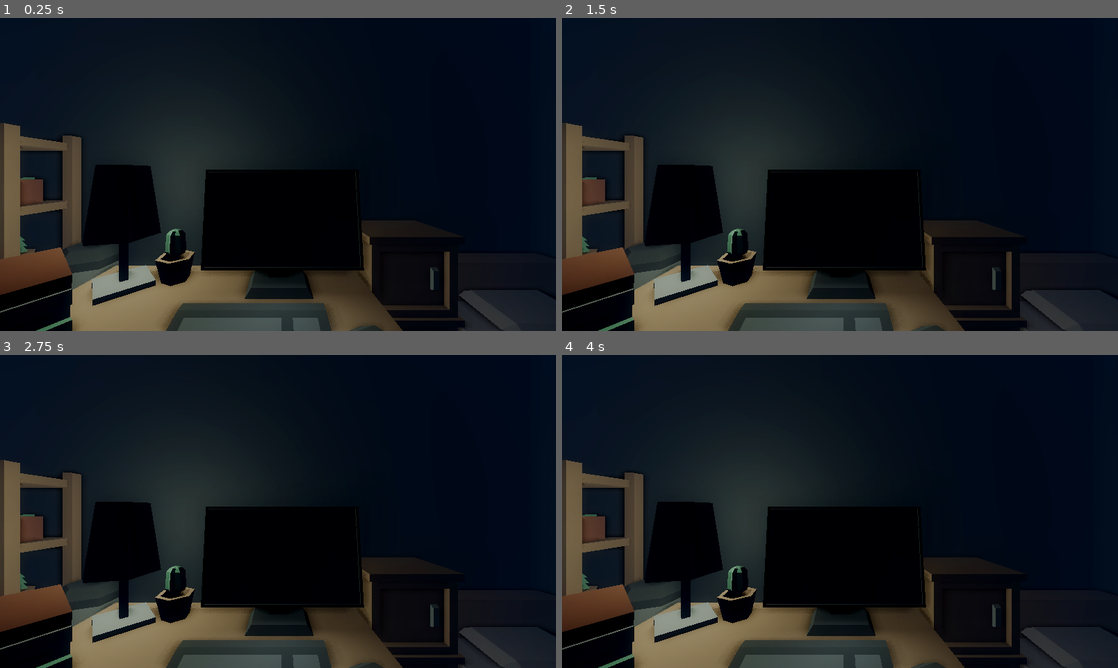
Above: before the commit, frames 1-4 (two rows, left to right).
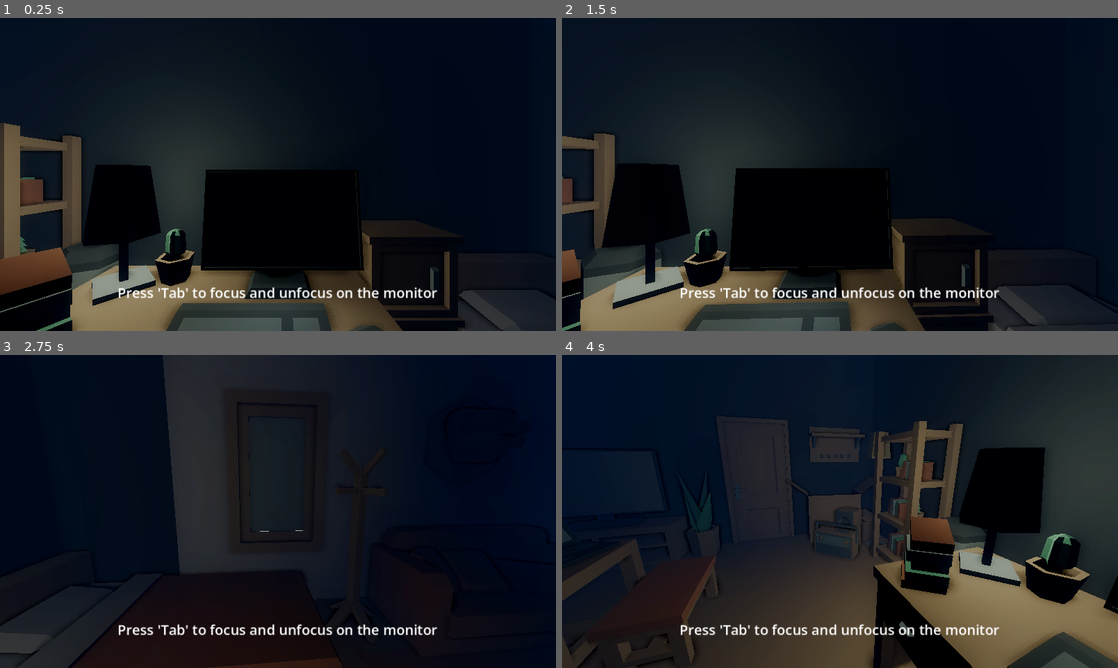
Above: after the commit, the same moments.

Repository: jwl0724/The-Backseater
Game: Godot game, scene res://Systems/Game/GameController.tscn
Two runs of this game, one before a commit and one after it. Both use one fixed random seed, a clock stepped at 60 frames per second and the inputs below.
Inputs (mouse positions are in pixels of both pictures, inside the frame that each line leads up to):
- Up to frame 1 (0.25 s): no input
- Up to frame 2 (1.5 s): tap Enter at 0.5 s; move the mouse to (962, 158) at 0.52 s; hold D (Right) 0.53-1.28 s; tap Space (Defend) at 0.6, 1.25 s; move the mouse to (728, 190) at 1.27 s; hold S (Down) from 1.28 s (still down); tap Tab (Focus) at 1.35 s
- Up to frame 3 (2.75 s): tap Enter at 2 s; move the mouse to (333, 442) at 2.02 s; release S (Down) at 2.03 s; hold D (Right) from 2.03 s (still down); tap Space (Defend) at 2.1 s
- Up to frame 4 (4 s): tap Space (Defend) at 2.75, 3.6 s; move the mouse to (812, 574) at 2.77 s; release D (Right) at 2.78 s; hold W (Up) 2.78-3.53 s; tap Tab (Focus) at 2.85 s; tap Enter at 3.5 s; move the mouse to (1006, 558) at 3.52 s; hold A (Left) from 3.53 s (still down)

The runs differ from the first frame. In frame 1, 0.9% of the frame differs, in the area x 21-79%, y 86-90%; in frame 2, 19%; in frame 3, 28%; in frame 4, 54%, in the area x 0-100%, y 0-100%.
Error before the commit: Invalid access to property or key 'game3d_start_night' on a base object of type 'Node (signal_bus.gd)'. (res://Entities/3D/Player/player_3d.gd:20)

Commit message:
add tutorial messages

Diff:
--- a/Common/AutoLoads/dialogue_holder.gd
+++ b/Common/AutoLoads/dialogue_holder.gd
@@ -10,6 +10,17 @@
         sender = username
         content = message
 
+const night1_tutorial: Array[String] = [
+    "Press 'Tab' to focus and unfocus on the monitor",
+    "Press 'A' to look left",
+    "Press 'D' to look right",
+    "Good Luck"
+]
+
+const night2_tutorial: Array[String] = [
+    "Press 'Space' to defend yourself",
+    "Good Luck"
+]
 
 const random_chat_messages: Array[String] = [
     "Oh Honey",
--- a/Common/AutoLoads/signal_bus.gd
+++ b/Common/AutoLoads/signal_bus.gd
@@ -20,4 +20,6 @@
 signal game2d_mechanic_lowFPS(lower_fps: float) # Night 4 gimmick
 
 # 3D HUD Signals
-signal hud_3d_tutorial_play(sequence: Array[String])
+signal game3d_start_night()
+signal game3d_hud_addUI(hud_scene: PackedScene)
+signal game3d_tutorial_play(sequence: Array[String])
--- a/Common/UI/3D/Components/Tutorial/tutorial.gd
+++ b/Common/UI/3D/Components/Tutorial/tutorial.gd
@@ -12,7 +12,7 @@
 
 func _ready():
     visible = false
-    SignalBus.hud_3d_tutorial_play.connect(_on_tutorial_request)
+    SignalBus.game3d_tutorial_play.connect(_on_tutorial_request)
 
 
 
--- a/Common/UI/3D/HUD.tscn
+++ b/Common/UI/3D/HUD.tscn
@@ -1,4 +1,6 @@
 [gd_scene format=3 uid="uid://d2m1fu56mpysc"]
+
+[ext_resource type="PackedScene" uid="uid://dgr18mw2u3cg4" path="res://Common/UI/3D/Components/Tutorial/Tutorial.tscn" id="1_365x3"]
 
 [node name="Hud3d" type="Control" unique_id=1004948615]
 layout_mode = 3
@@ -7,3 +9,8 @@
 anchor_bottom = 1.0
 grow_horizontal = 2
 grow_vertical = 2
+
+[node name="Tutorial" parent="." unique_id=2122530405 instance=ExtResource("1_365x3")]
+layout_mode = 1
+offset_top = -56.0
+offset_bottom = -33.0
--- a/Entities/3D/Player/Player3D.tscn
+++ b/Entities/3D/Player/Player3D.tscn
@@ -1,6 +1,8 @@
 [gd_scene format=3 uid="uid://dwmiwoycg353x"]
 
 [ext_resource type="Script" uid="uid://cap1apywnvqpu" path="res://Entities/3D/Player/player_3d.gd" id="1_txvv6"]
+[ext_resource type="PackedScene" uid="uid://d2m1fu56mpysc" path="res://Common/UI/3D/HUD.tscn" id="2_iskr2"]
 
 [node name="Player3d" type="Camera3D" unique_id=1639451548]
 script = ExtResource("1_txvv6")
+hud_scene = ExtResource("2_iskr2")
--- a/Entities/3D/Player/player_3d.gd
+++ b/Entities/3D/Player/player_3d.gd
@@ -18,7 +18,7 @@
 
 func _ready():
 	SignalBus.game3d_start_night.connect(func(): is_active = true)
-	SignalBus.game3d_hud_addUI.emit(hud_scene)
+	SignalBus.game3d_hud_addUI.emit.call_deferred(hud_scene)
 
 
 
--- a/Levels/3D/Imports/Standardized/wall_window.gd
+++ b/Levels/3D/Imports/Standardized/wall_window.gd
@@ -18,12 +18,6 @@
 func _ready():
     default_window_pos = window.position
     default_window_rot = window.rotation
-
-    await get_tree().create_timer(1).timeout
-    break_window()
-    await get_tree().create_timer(3).timeout
-    fix_window()
-
 
 
 
--- a/Levels/3D/room.gd
+++ b/Levels/3D/room.gd
@@ -1,5 +1,30 @@
 extends Node3D
+class_name Room3D
 
 @onready var window: RoomWindow = %Window
 @onready var door: RoomDoor = %Door
 @onready var player: Player3D = $Player3d
+
+@export var current_night: int = 1 # Up to 4
+
+
+# TODO: Temporarily here for testing, determine exact details later
+func _ready():
+    start_night.call_deferred()
+
+
+
+func start_night():
+    _play_tutorial()
+    SignalBus.game3d_start_night.emit()
+
+
+
+func end_night():
+    current_night += 1
+
+
+
+func _play_tutorial():
+    if current_night == 1: SignalBus.game3d_tutorial_play.emit(Dialogue.night1_tutorial)
+    elif current_night == 2: SignalBus.game3d_tutorial_play.emit(Dialogue.night2_tutorial)
--- a/Systems/Game/game_controller.gd
+++ b/Systems/Game/game_controller.gd
@@ -22,6 +22,14 @@
     # TODO: Need actual launch scene here, for now just have it launch the debug scene by default
     var launch_scene = debug_scene.instantiate()
     running_node.add_child(launch_scene)
+
+    SignalBus.game3d_hud_addUI.connect(_on_addUI)
+
+
+
+func _on_addUI(packed: PackedScene):
+    if gui_layer.get_child_count() == 1: gui_layer.get_child(0).queue_free() # Assumes each game state has 1 menu
+    gui_layer.add_child(packed.instantiate())
 
 
 
